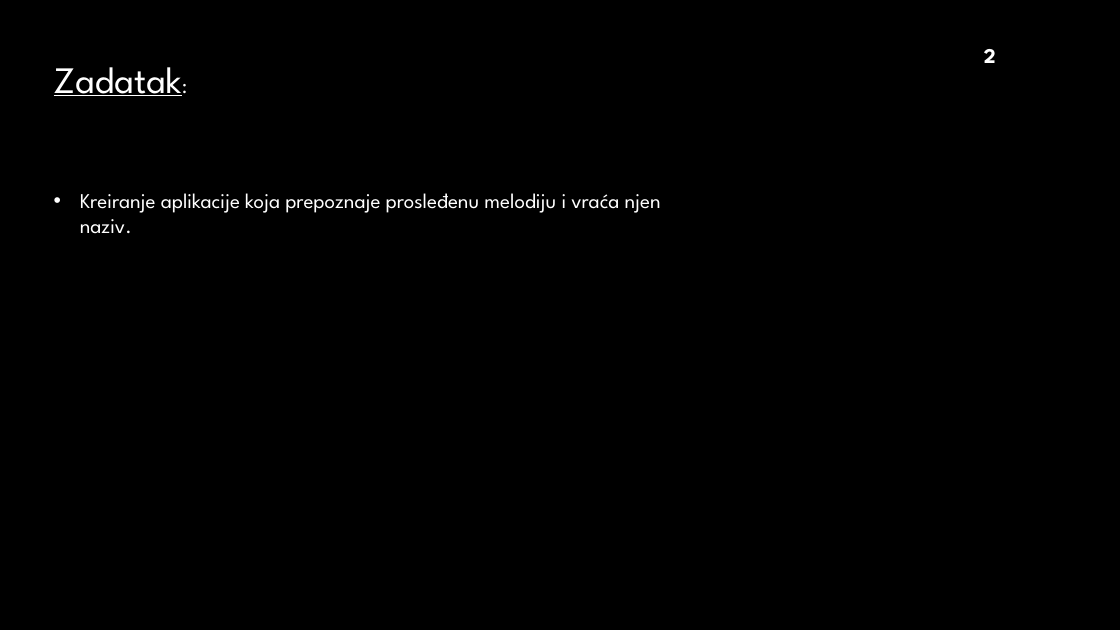
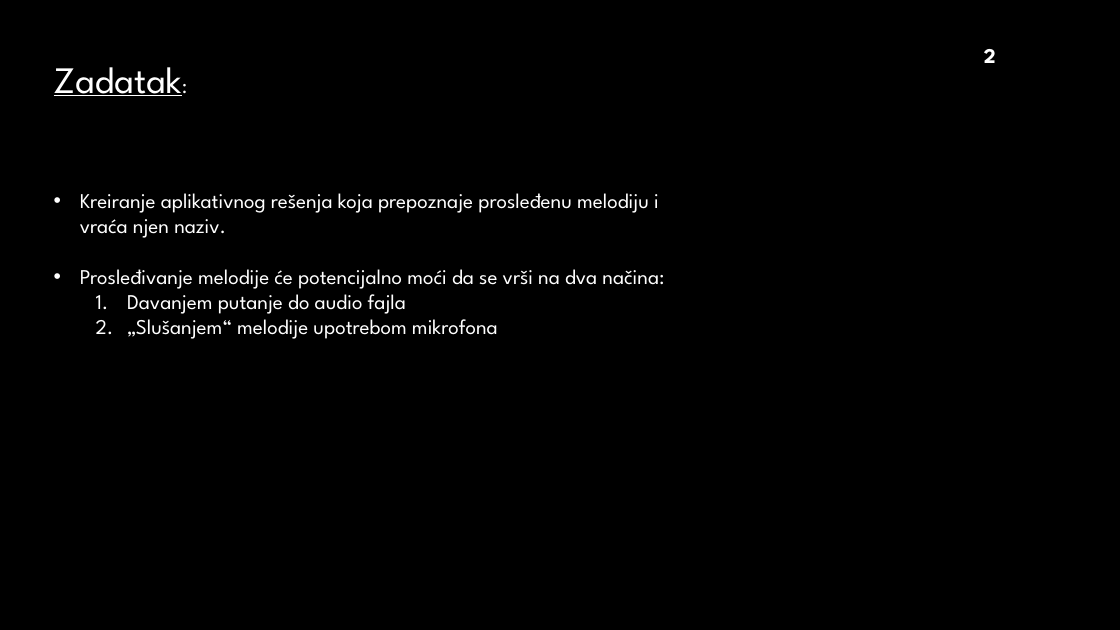
Before and after one commit to DinoBrdar92/SC, a slide deck: slide 2 of DB.pptx. Drawn at 1120x630 pixels with LibreOffice and Linux fonts; fonts in the diff are those of the drawing; background and template pictures are left out. Boxes give left, top, right and bottom in pixels: in the first picture for what was removed or moved away, otherwise in the second. Text is boxed around its words. In the diff, an @@ line names an element or a change of style, - is before the commit and + after.

```diff
--- a/DB.pptx
+++ b/DB.pptx
@@ text at box(80, 193, 664, 339): text changed @@
-• Kreiranje aplikacije koja prepoznaje prosleđenu melodiju i vraća njen naziv.
+• Kreiranje aplikativnog rešenja koja prepoznaje prosleđenu melodiju i vraća njen naziv.
+• Prosleđivanje melodije će potencijalno moći da se vrši na dva načina:
+  1. Davanjem putanje do audio fajla
+  2. „Slušanjem“ melodije upotrebom mikrofona
```
Also in this commit, not shown: 4 other slides changed.
